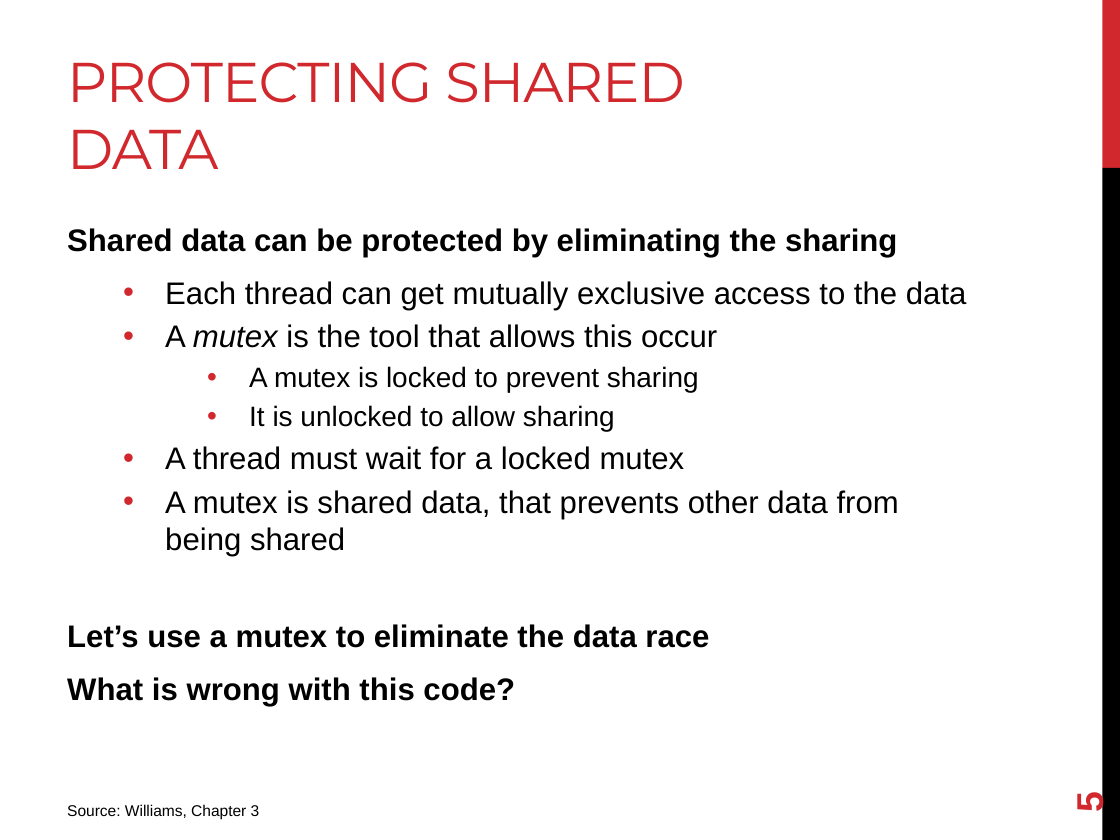
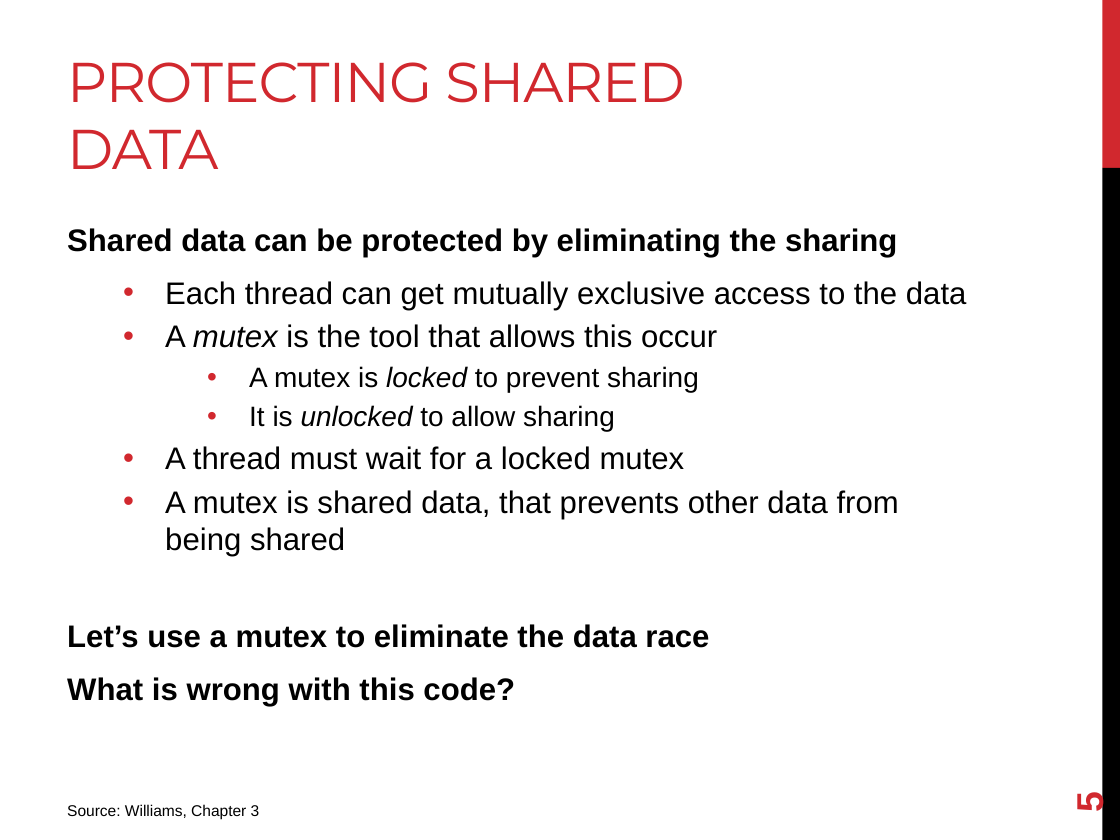
Before and after one commit to joshpeterson/DevelopingConcurrentSoftware, a slide deck: slide 5 of Lectures/Mutexes/Mutexes.pptx. Drawn at 1120x840 pixels with LibreOffice and Linux fonts; fonts in the diff are those of the drawing. Boxes give left, top, right and bottom in pixels: in the first picture for what was removed or moved away, otherwise in the second. Text is boxed around its words. In the diff, an @@ line names an element or a change of style, - is before the commit and + after.

```diff
--- a/Lectures/Mutexes/Mutexes.pptx
+++ b/Lectures/Mutexes/Mutexes.pptx
@@ text at bbox=[249, 366, 699, 432]: italic on in "locked", "unlocked" @@
```
Also in this commit, not shown: 3 other slides changed, 1 other file.
